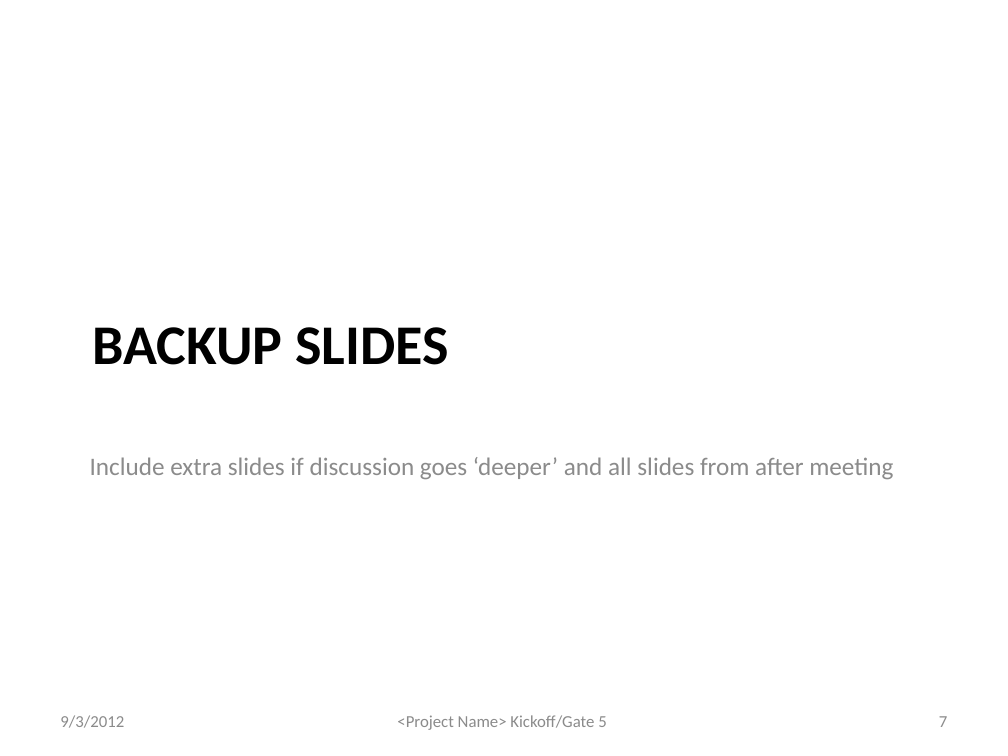
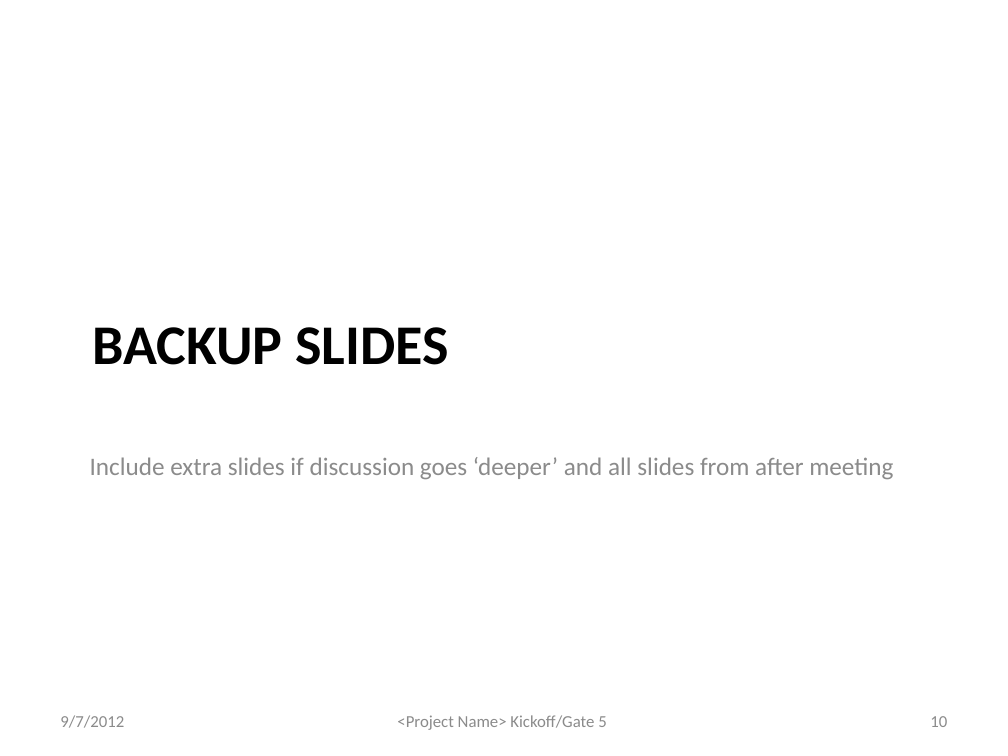
Before and after one commit to atniptw/Senior-Project, a slide deck: slide 10 of Documents/PowerPoints/Senior Design Project - Gate 5 1.0.pptx (slide 7 before the commit). Drawn at 1008x756 pixels with LibreOffice and Linux fonts; fonts in the diff are those of the drawing. Boxes give left, top, right and bottom in pixels: in the first picture for what was removed or moved away, otherwise in the second. Text is boxed around its words. In the diff, an @@ line names an element or a change of style, - is before the commit and + after.

```diff
--- a/Documents/PowerPoints/Senior Design Project - Gate 5 1.0.pptx
+++ b/Documents/PowerPoints/Senior Design Project - Gate 5 1.0.pptx
@@ text at <box>60,715,124,728</box>: text changed @@
-9/3/2012
+9/7/2012
@@ page number at <box>930,716,947,727</box>: text changed @@
-7
+10
```
Also in this commit, not shown: 7 other slides changed, 3 slides added, 6 other files.
